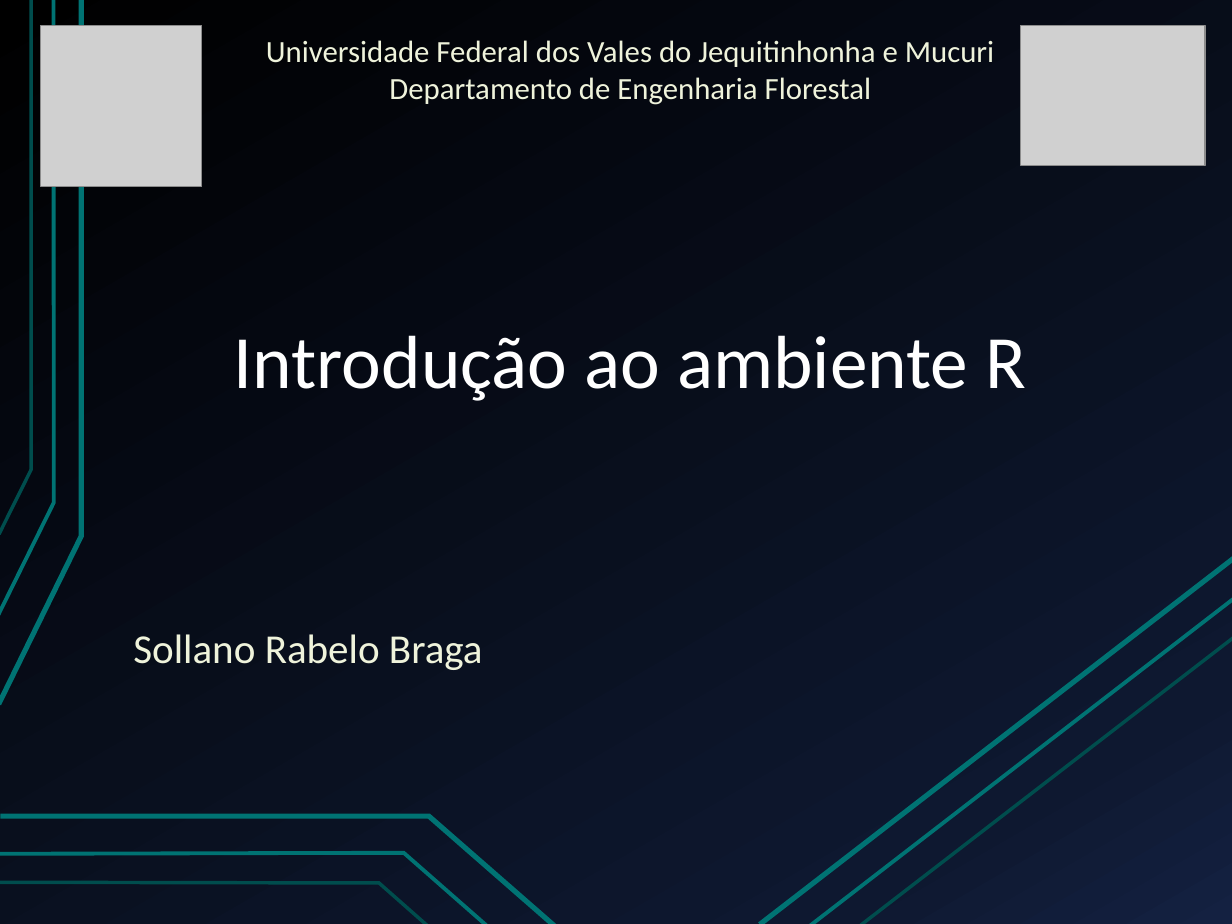
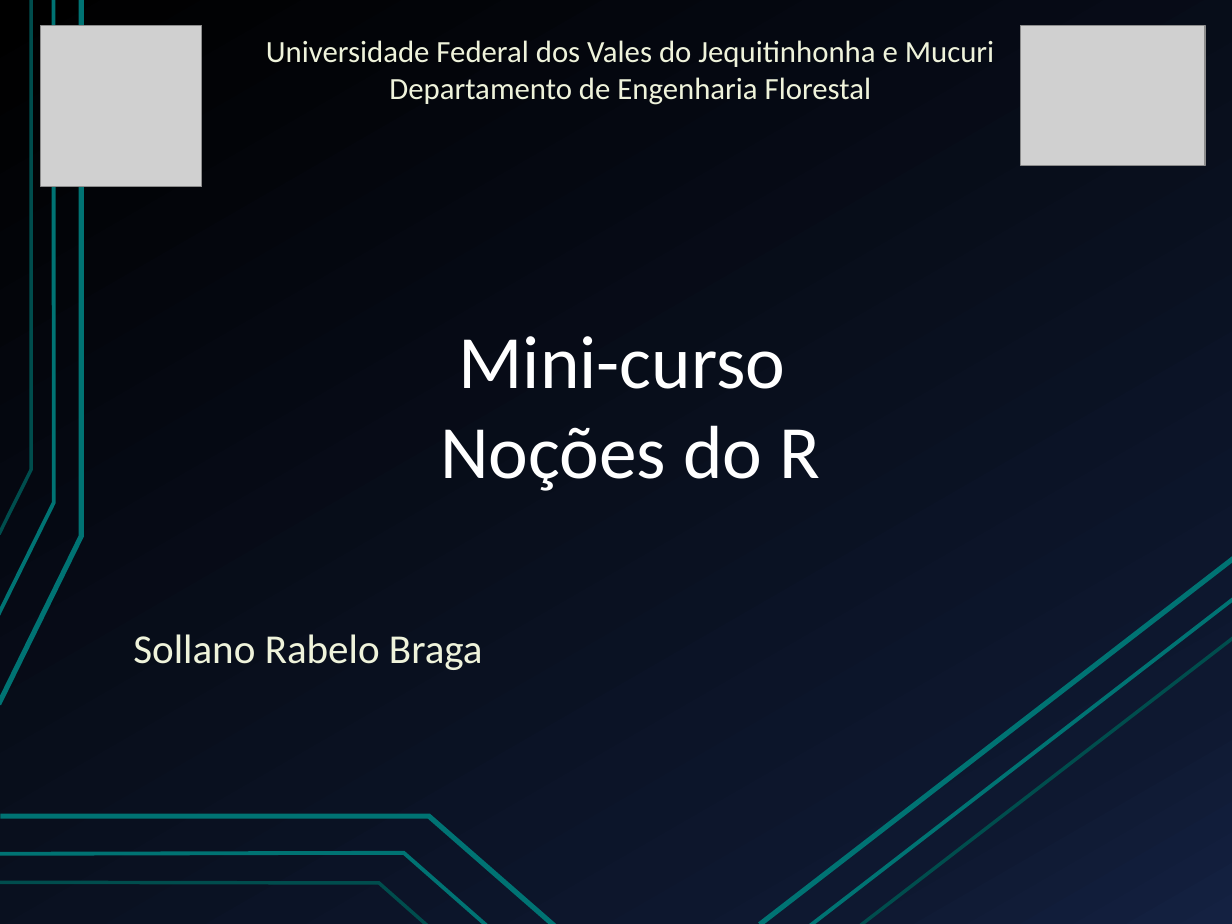
Before and after one commit to sollano/nocoes_R, a slide deck: slide 1 of apresentacao/apresentacao_curso_R.pptx. Drawn at 1232x924 pixels with LibreOffice and Linux fonts; fonts in the diff are those of the drawing; grey boxes stand for pictures. Boxes give left, top, right and bottom in pixels: in the first picture for what was removed or moved away, otherwise in the second. Text is boxed around its words. In the diff, an @@ line names an element or a change of style, - is before the commit and + after.

Commit message:
curso pronto

```diff
--- a/apresentacao/apresentacao_curso_R.pptx
+++ b/apresentacao/apresentacao_curso_R.pptx
@@ text at (x1=440, y1=336, x2=820, y2=491): text changed @@
-Introdução ao ambiente R
+Mini-curso
+Noções do R
```
Also in this commit, not shown: 19 other files.
